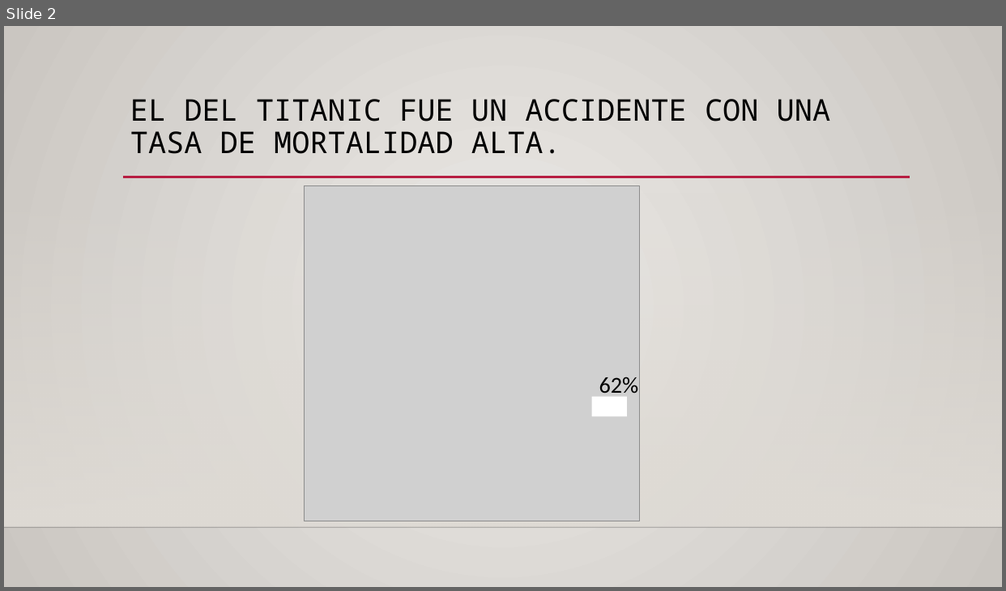
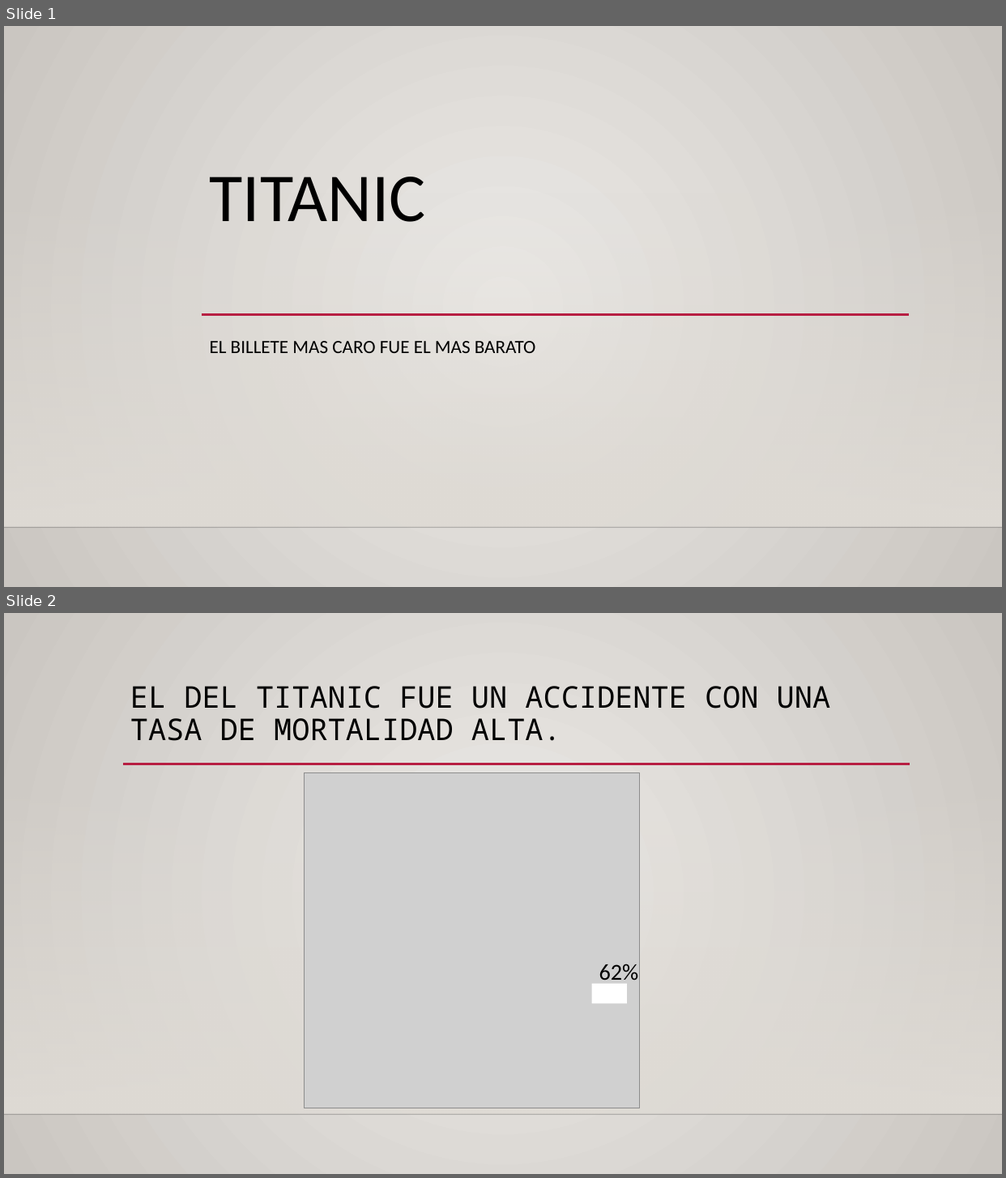
Before and after one commit to PIPM2001/DS_Online_Feb24_Exercises, a slide deck: 03_Analisis_de_Datos/Sprint_08/Unidad_02/Practica_Obligatoria/Titanic.pptx. Shown one above the other, each under a label of ours: slide 2 before the commit, slides 1 and 2 after it. The pictures are 1006x591 and 1006x1178 pixels, drawn with LibreOffice and Linux fonts; fonts in the diff are those of the drawing; grey boxes stand for pictures; background and template pictures are left out. Boxes give left, top, right and bottom in pixels: in the first picture for what was removed or moved away, otherwise in the second. Text is boxed around its words. In the diff, an @@ line names an element or a change of style, - is before the commit and + after.

```diff
--- a/03_Analisis_de_Datos/Sprint_08/Unidad_02/Practica_Obligatoria/Titanic.pptx
+++ b/03_Analisis_de_Datos/Sprint_08/Unidad_02/Practica_Obligatoria/Titanic.pptx
@@ slide 1 added at [4, 26, 1002, 587], background gradient #ECEAE7 to #CAC7C1; not listed: 2 template elements that a slide beside it also shows @@
@@ title added at [210, 177, 426, 222], 66 pt, text #000000 @@
+TITANIC
@@ line added from (202, 315) to (909, 315), #B71E42 2.5 pt @@
@@ subtitle added at [210, 341, 536, 353], 18 pt, text #000000 @@
+EL BILLETE MAS CARO FUE EL MAS BARATO
```
Also in this commit, not shown: 1 slide removed.
